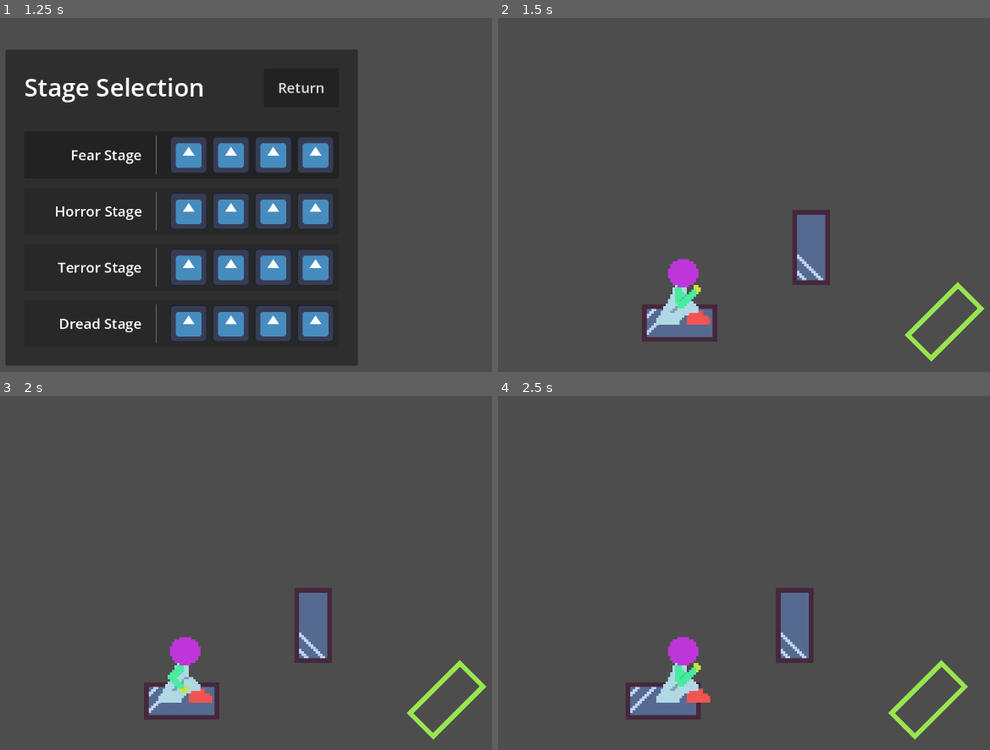
Above: before the commit, frames 1-4 (two rows, left to right).
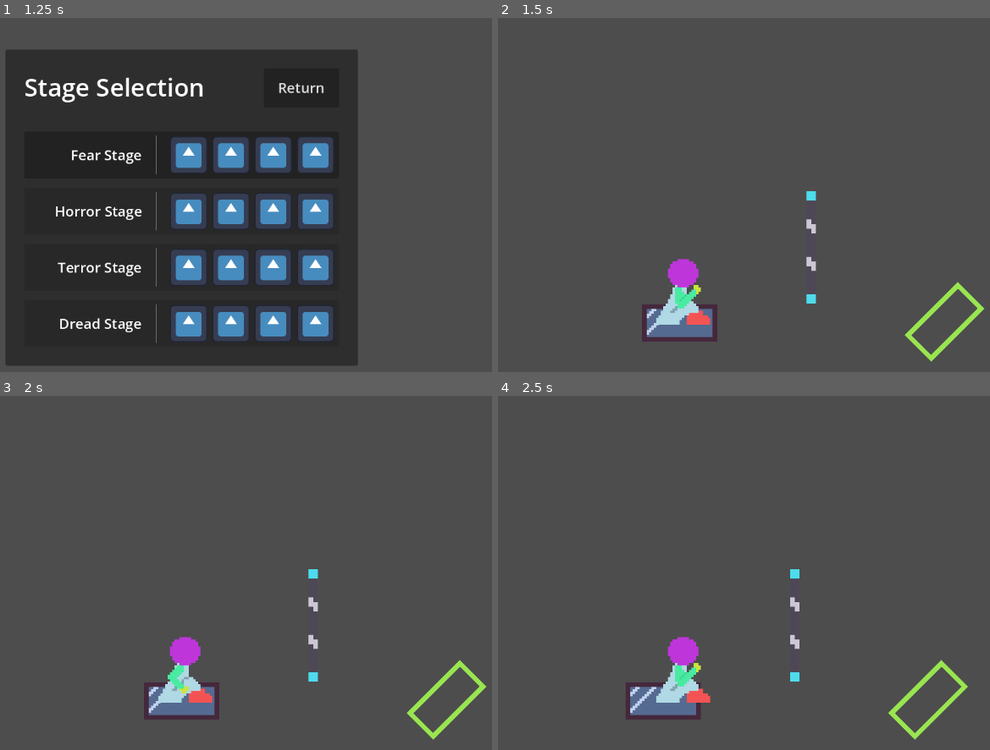
Above: after the commit, the same moments.

Repository: Wake1st/break-glass-godot
Game: Godot game, scene res://main/main.tscn
Same seed, same stepped clock (60 frames per second), same inputs: the game is played once before the commit and once after it. The engine's default icon, where the game draws it, is replaced by a stand-in: a white triangle on a blue panel in a dark square.
Inputs (mouse positions are in pixels of both pictures, inside the frame that each line leads up to):
- Up to frame 1 (1.25 s): click "Play" at 0.5 s
- Up to frame 2 (1.5 s): click (680, 156) at 1.25 s
- Up to frame 3 (2 s): no input
- Up to frame 4 (2.5 s): move the mouse to (827, 565) at 2.02 s; click (827, 565) at 2.1 s

Frame 1 is identical in both runs. In frame 2, 1.7% of the frame differs, in the area x 59-68%, y 48-81%; in frame 3, 1.7%; in frame 4, 1.7%, in the area x 56-65%, y 48-81%.

Commit message:
breakable platform shards

Diff:
--- /dev/null
+++ b/data/ShardMass.gd
@@ -0,0 +1,12 @@
+class_name ShardMass
+
+static var values: Dictionary = {
+	0: 528,
+	1: 375,
+	2: 880,
+	3: 416,
+	4: 224,
+	5: 272,
+	6: 1040,
+	7: 720
+}
--- a/levels/components/platform.gd
+++ b/levels/components/platform.gd
@@ -1,29 +1,56 @@
 class_name Platform
 extends Node2D
+
+const SHARD_START: int = -60
+const SHARD_OFFSET: int = 40
+const VELOCITY: int = 10
 
 signal platform_broken()
 
 @export var durability: int = 3
 
-@onready var detection: Area2D = $Detection
+@onready var image = $Image
 @onready var boundary: StaticBody2D = $Boundary
+
+var shardScene: PackedScene = preload("res://levels/components/shard.tscn")
+var isBroken: bool = false
 
 
 func _on_detection_body_entered(body:Node2D) -> void:
 	if body is Player:
 		var player = body as Player
 		if player.headFirst:
-			break_glass()
+			break_glass(player.velocity)
 		else:
 			durability -= 1
 
 			if durability <= 0:
-				break_glass()
+				break_glass(player.velocity)
 			else:
 				player.surfaceForward = global_transform.x.angle()
 
 
-func break_glass() -> void:
-	boundary.call_deferred("queue_free")
+func break_glass(velocity: Vector2) -> void:
+	# check for redundant loop
+	if isBroken:
+		return
+
+	# set values
+	isBroken = true
+	boundary.visible = false
 	platform_broken.emit()
-	print("glass broken")
+
+	# "animate" image to show broken
+	image.frame = 1
+
+	# create some shards from the shattering
+	for i in 4:
+		create_shard(i, velocity)
+
+
+func create_shard(i: int, vel: Vector2) -> void:
+	var shard: Shard = shardScene.instantiate()
+	call_deferred("add_child", shard)
+
+	var x = SHARD_START + SHARD_OFFSET * i
+	shard.set_piece(Vector2(x, 0), vel * VELOCITY / abs(x))
--- a/levels/components/platform.tscn
+++ b/levels/components/platform.tscn
@@ -1,32 +1,30 @@
-[gd_scene load_steps=6 format=3 uid="uid://diylur7volu7j"]
+[gd_scene load_steps=5 format=3 uid="uid://diylur7volu7j"]
 
 [ext_resource type="Script" path="res://levels/components/platform.gd" id="1_ges2p"]
-[ext_resource type="Texture2D" uid="uid://h40nkgpmih0h" path="res://assets/panel.png" id="1_q8n5r"]
-
-[sub_resource type="RectangleShape2D" id="RectangleShape2D_gh2ea"]
-size = Vector2(128, 27)
+[ext_resource type="Texture2D" uid="uid://fu8sn8vw05e" path="res://assets/images/glass panel-Sheet.png" id="2_in2tm"]
 
 [sub_resource type="PhysicsMaterial" id="PhysicsMaterial_sgnf5"]
 rough = true
 absorbent = true
 
 [sub_resource type="RectangleShape2D" id="RectangleShape2D_ac4mv"]
-size = Vector2(128, 29)
+size = Vector2(160, 16)
 
 [node name="Platform" type="Node2D"]
 script = ExtResource("1_ges2p")
 
-[node name="Sprite2D" type="Sprite2D" parent="."]
+[node name="Image" type="Sprite2D" parent="."]
 texture_filter = 1
-scale = Vector2(4, 4)
-texture = ExtResource("1_q8n5r")
+texture = ExtResource("2_in2tm")
+hframes = 2
 
-[node name="Detection" type="Area2D" parent="."]
+[node name="DetectionTop" type="Area2D" parent="."]
 collision_layer = 0
 
-[node name="CollisionShape2D" type="CollisionShape2D" parent="Detection"]
-position = Vector2(0, -10.5)
-shape = SubResource("RectangleShape2D_gh2ea")
+[node name="CollisionShape2D" type="CollisionPolygon2D" parent="DetectionTop"]
+position = Vector2(6.84524, -14.7413)
+scale = Vector2(0.595238, 0.173611)
+polygon = PackedVector2Array(-145.9, 38.83, -119.02, -53.33, 96.02, -53.33, 122.9, 38.83)
 
 [node name="Boundary" type="StaticBody2D" parent="."]
 collision_layer = 2
@@ -34,7 +32,15 @@
 physics_material_override = SubResource("PhysicsMaterial_sgnf5")
 
 [node name="CollisionShape2D" type="CollisionShape2D" parent="Boundary"]
-position = Vector2(0, 17.5)
 shape = SubResource("RectangleShape2D_ac4mv")
 
-[connection signal="body_entered" from="Detection" to="." method="_on_detection_body_entered"]
+[node name="DetectionBottom" type="Area2D" parent="."]
+
+[node name="CollisionShape2D" type="CollisionPolygon2D" parent="DetectionBottom"]
+position = Vector2(-7.15476, 15.2587)
+rotation = 3.14159
+scale = Vector2(0.595238, 0.173611)
+polygon = PackedVector2Array(-146.42, 41.8101, -119.54, -50.35, 95.5, -50.3501, 122.38, 41.81)
+
+[connection signal="body_entered" from="DetectionTop" to="." method="_on_detection_body_entered"]
+[connection signal="body_entered" from="DetectionBottom" to="." method="_on_detection_body_entered"]
--- /dev/null
+++ b/levels/components/shard.gd
@@ -0,0 +1,37 @@
+@tool
+
+class_name Shard
+extends RigidBody2D
+
+const MASS_COEFFICIENT: float = 480
+const HEIGHT: int = 16
+
+@onready var image: Sprite2D = $Image
+@onready var collision: CollisionShape2D = $Collision
+
+
+func set_piece(pos: Vector2, vel: Vector2) -> void:
+	# first, ensure the children are setup
+	if image == null:
+		image = get_node("Image")
+	if collision == null:
+		collision = get_node("Collision")
+
+	# generate an index for the piece
+	var index = randi_range(0, 7)
+
+	# set image
+	image.frame = index
+
+	# set mass
+	var value: int = ShardMass.values[index]
+	mass = value / MASS_COEFFICIENT
+
+	# set shape
+	var new_shape = RectangleShape2D.new()
+	new_shape.size = Vector2(value/HEIGHT, HEIGHT)
+	collision.set_deferred("shape", new_shape)
+
+	# set translation values
+	position += pos
+	linear_velocity = vel
--- /dev/null
+++ b/levels/components/shard.tscn
@@ -0,0 +1,21 @@
+[gd_scene load_steps=5 format=3 uid="uid://43o4itn6c5ed"]
+
+[ext_resource type="Script" path="res://levels/components/shard.gd" id="1_51fni"]
+[ext_resource type="Texture2D" uid="uid://cbh4aknh4lps" path="res://assets/images/pieces-Sheet.png" id="2_cf202"]
+
+[sub_resource type="PhysicsMaterial" id="PhysicsMaterial_6dpnr"]
+bounce = 0.25
+
+[sub_resource type="RectangleShape2D" id="RectangleShape2D_y6cqj"]
+
+[node name="Shard" type="RigidBody2D"]
+physics_material_override = SubResource("PhysicsMaterial_6dpnr")
+can_sleep = false
+script = ExtResource("1_51fni")
+
+[node name="Image" type="Sprite2D" parent="."]
+texture = ExtResource("2_cf202")
+hframes = 8
+
+[node name="Collision" type="CollisionShape2D" parent="."]
+shape = SubResource("RectangleShape2D_y6cqj")
--- a/main/LevelList.gd
+++ b/main/LevelList.gd
@@ -1,20 +1,20 @@
 class_name LevelList
 
-var levels: Dictionary = {
-    1: load("res://levels/level_1.tscn"),
-    2: load("res://levels/level_2.tscn"),
-    3: load("res://levels/level_3.tscn"),
-    4: load("res://levels/level_4.tscn"),
-    5: load("res://levels/level_5.tscn"),
-    # 6: load("res://levels/level_6.tscn"),
-    # 7: load("res://levels/level_7.tscn"),
-    # 8: load("res://levels/level_8.tscn"),
-    # 9: load("res://levels/level_9.tscn"),
-    # 10: load("res://levels/level_10.tscn"),
-    # 11: load("res://levels/level_11.tscn"),
-    # 12: load("res://levels/level_12.tscn"),
-    # 13: load("res://levels/level_13.tscn"),
-    # 14: load("res://levels/level_14.tscn"),
-    # 15: load("res://levels/level_15.tscn"),
-    # 16: load("res://levels/level_16.tscn"),
+static var levels: Dictionary = {
+		1: load("res://levels/level_1.tscn"),
+		2: load("res://levels/level_2.tscn"),
+		3: load("res://levels/level_3.tscn"),
+		4: load("res://levels/level_4.tscn"),
+		5: load("res://levels/level_5.tscn"),
+		# 6: load("res://levels/level_6.tscn"),
+		# 7: load("res://levels/level_7.tscn"),
+		# 8: load("res://levels/level_8.tscn"),
+		# 9: load("res://levels/level_9.tscn"),
+		# 10: load("res://levels/level_10.tscn"),
+		# 11: load("res://levels/level_11.tscn"),
+		# 12: load("res://levels/level_12.tscn"),
+		# 13: load("res://levels/level_13.tscn"),
+		# 14: load("res://levels/level_14.tscn"),
+		# 15: load("res://levels/level_15.tscn"),
+		# 16: load("res://levels/level_16.tscn"),
 }
